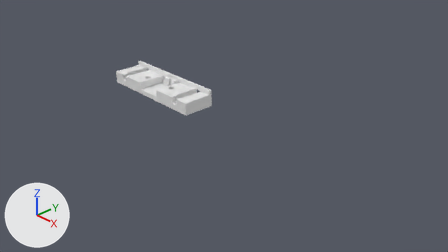
The Blender file buffer_bar.blend: old version first, new version second.
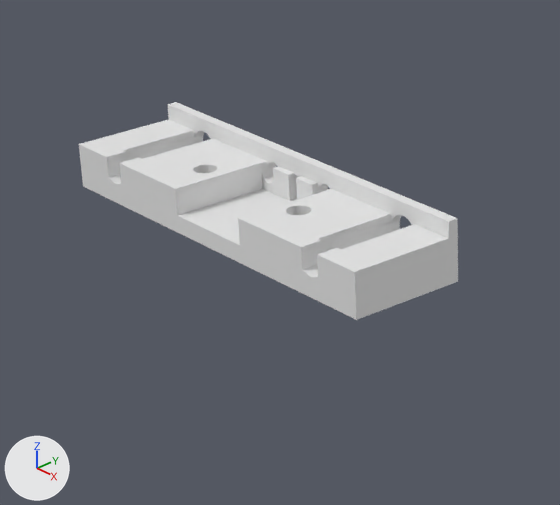
Each version appears first from the file's camera 'Camera', and next in a close-up on the part from 21% to 53% of the width and 14% to 64% of the height. The axes (+X, +Y, +Z) are drawn at lower left. The lights are the same throughout.

In view in the first close-up: 'Buffer Bar'.
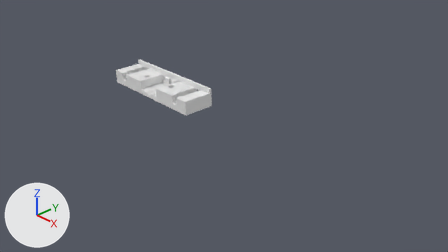
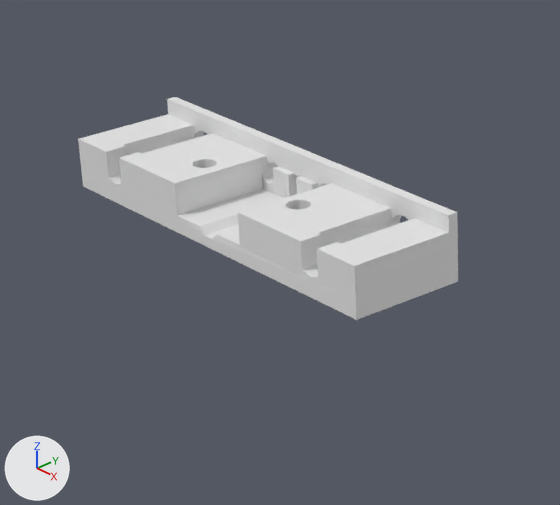
Commit message: Add a gully for the hook spring.

The change, as a diff of the scene's bpy script:
```diff
--- a/buffer_bar.blend.py
+++ b/buffer_bar.blend.py
@@ me_cube @@
 # used by ob_buffer_bar; location = (-1.449, -0.436, 1.439); scale = (1.21, 0.25, 0.125)
-me_cube.from_pydata(...)  # 617 vertices, 380 faces; spans x -0.29..1.76, y -2.69..0.0, z -1.4..1.4
+me_cube.from_pydata(...)  # 625 vertices, 387 faces; spans x -0.29..1.76, y -2.69..0.0, z -1.4..1.66
+# me_cube part 1
+# 2 vertices are removed from x 0.71..0.76, y -2.69, z -0.58
+# 8 faces are deleted
+# 94 vertices in x -0.29..1.76, y -2.69..-0.24, z 0.66 move by (0.0, 0.0, 0.25)
+# 9 vertices in x -0.29..1.76, y -0.24..0.0, z 1.4 move by (0.0, 0.0, 0.26)
+# 10 vertices are added at x 0.65..0.82, y -2.69..-0.38, z -0.89..0.66
+# 15 new faces join them
```

What differs and where, as boxes (x1, y1, x2, y2) in the close-ups (560 x 505 px):
'Buffer Bar', reshaped
    before: (79, 102, 458, 320)
    after: (78, 97, 458, 320)
